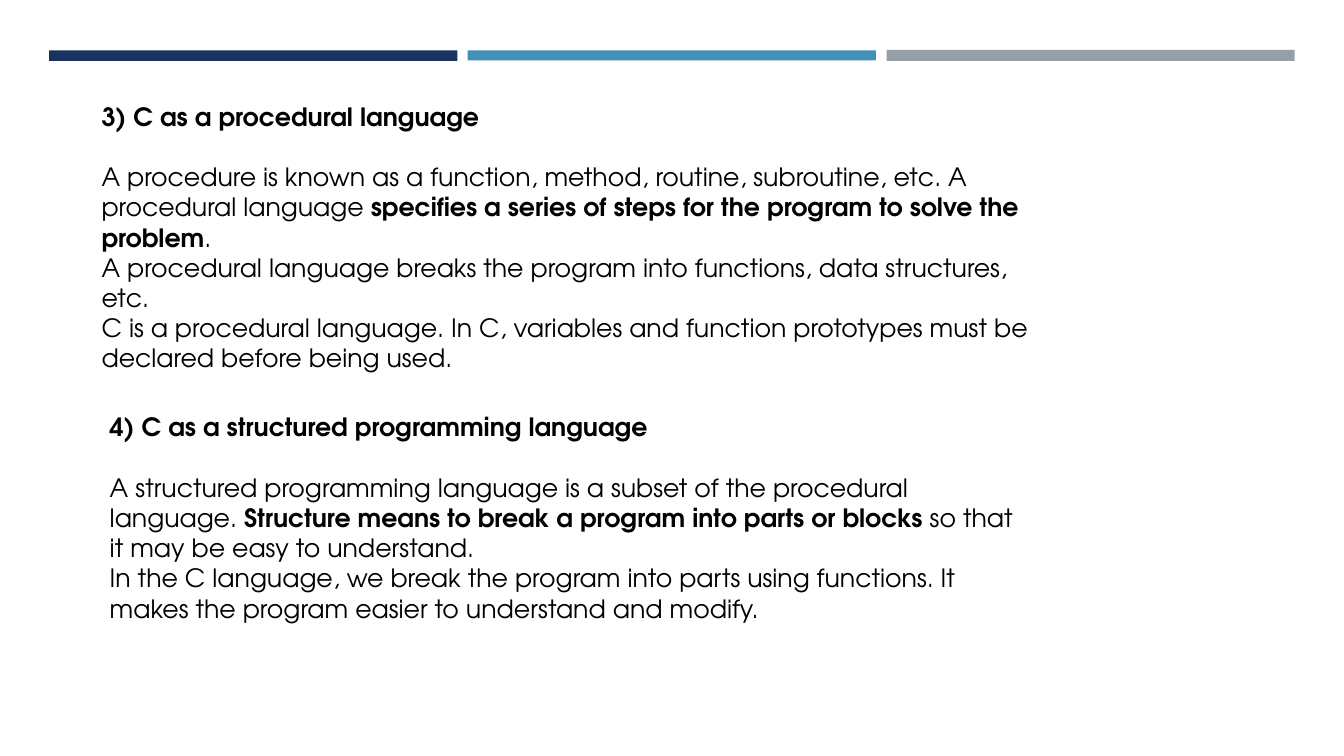
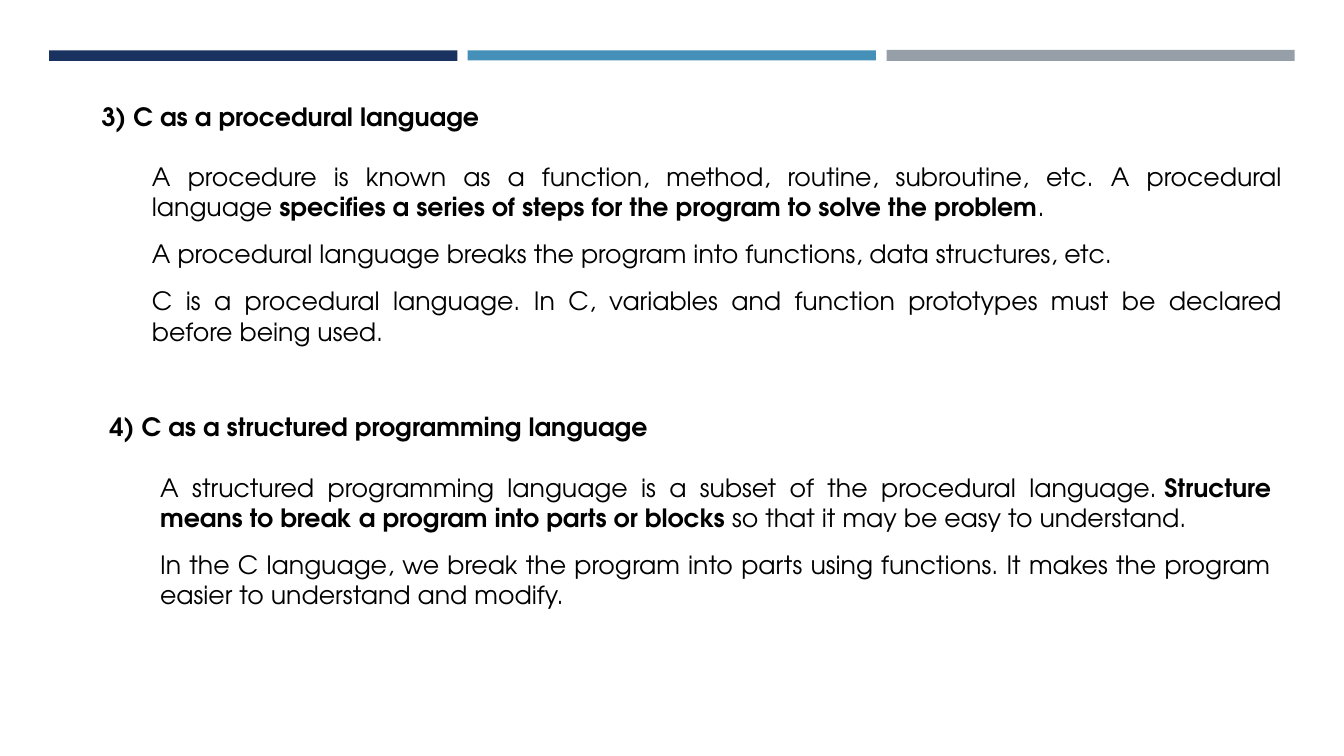
Before and after one commit to amantiwari8861/C_Batch_11_to_12, a slide deck: slide 12 of 01-Introduction_to_C/Notes/C Programming.pptx (slide 8 before the commit). Drawn at 1344x756 pixels with LibreOffice and Linux fonts; fonts in the diff are those of the drawing. Boxes give left, top, right and bottom in pixels: in the first picture for what was removed or moved away, otherwise in the second. Text is boxed around its words. In the diff, an @@ line names an element or a change of style, - is before the commit and + after.

```diff
--- a/01-Introduction_to_C/Notes/C Programming.pptx
+++ b/01-Introduction_to_C/Notes/C Programming.pptx
@@ text at box(152, 167, 1282, 347): alignment left to justified; list level 1 to 2 in "A procedure is known as ..."; list level 1 to 2 in "A procedural language breaks the ..."; list level 1 to 2 in "C is a procedural language. ..." @@
@@ text at box(160, 478, 1270, 609): alignment left to justified; list level 1 to 2 in "A structured programming language is ..."; list level 1 to 2 in "In the C language, we ..." @@
```
Also in this commit, not shown: 6 other slides changed, 5 slides added, 1 slide removed, 20 other files.
